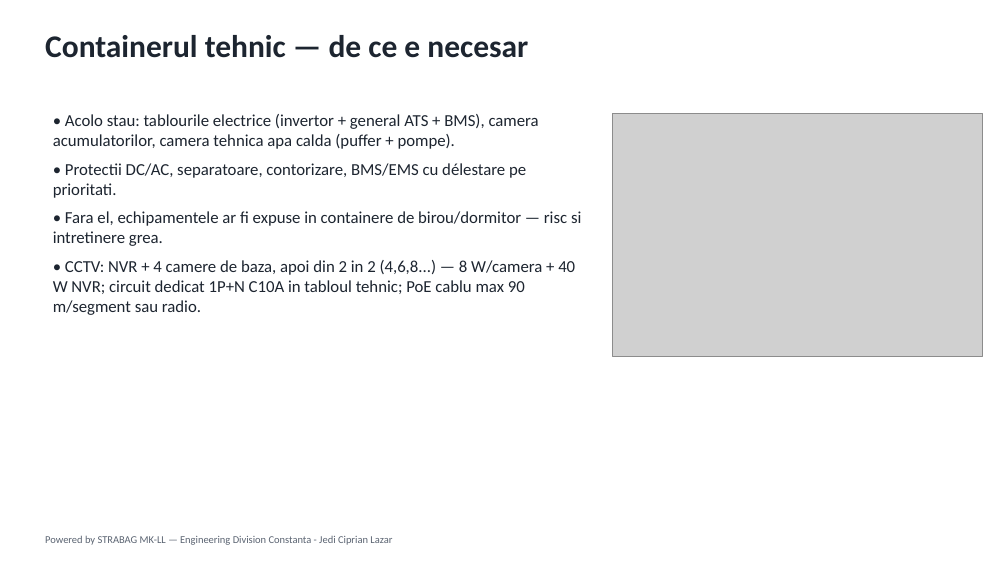
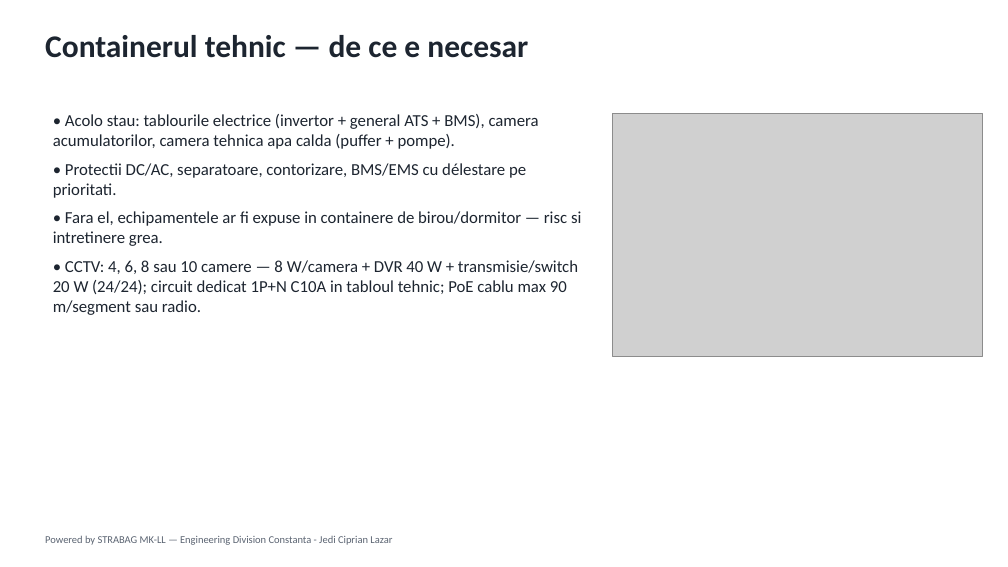
Before and after one commit to Lazar-Max/Director-O-S-V, a slide deck: slide 7 of 07.11.2026/07.11.2026.Organizare_Santier_Verde_OFF-GRID_v4.pptx. Drawn at 1008x567 pixels with LibreOffice and Linux fonts; fonts in the diff are those of the drawing; grey boxes stand for pictures. Boxes give left, top, right and bottom in pixels: in the first picture for what was removed or moved away, otherwise in the second. Text is boxed around its words. In the diff, an @@ line names an element or a change of style, - is before the commit and + after.

Commit message:
v4: CCTV pana la 10 camere (4/6/8/10), DVR+transmisie incluse in putere (8W/camera + 40W DVR + 20W switch)

```diff
--- a/07.11.2026/07.11.2026.Organizare_Santier_Verde_OFF-GRID_v4.pptx
+++ b/07.11.2026/07.11.2026.Organizare_Santier_Verde_OFF-GRID_v4.pptx
@@ text at (53,260,578,315): text changed @@
-• CCTV: NVR + 4 camere de baza, apoi din 2 in 2 (4,6,8...) — 8 W/camera + 40 W NVR; circuit dedicat 1P+N C10A in tabloul tehnic; PoE cablu max 90 m/segment sau radio.
+• CCTV: 4, 6, 8 sau 10 camere — 8 W/camera + DVR 40 W + transmisie/switch 20 W (24/24); circuit dedicat 1P+N C10A in tabloul tehnic; PoE cablu max 90 m/segment sau radio.
```
Also in this commit, not shown: 2 other files.
